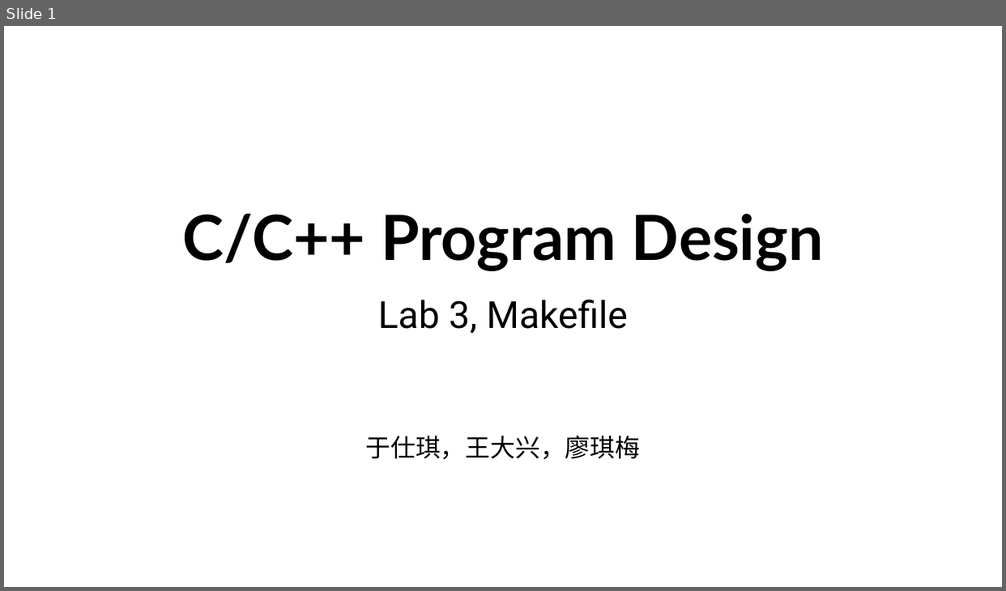
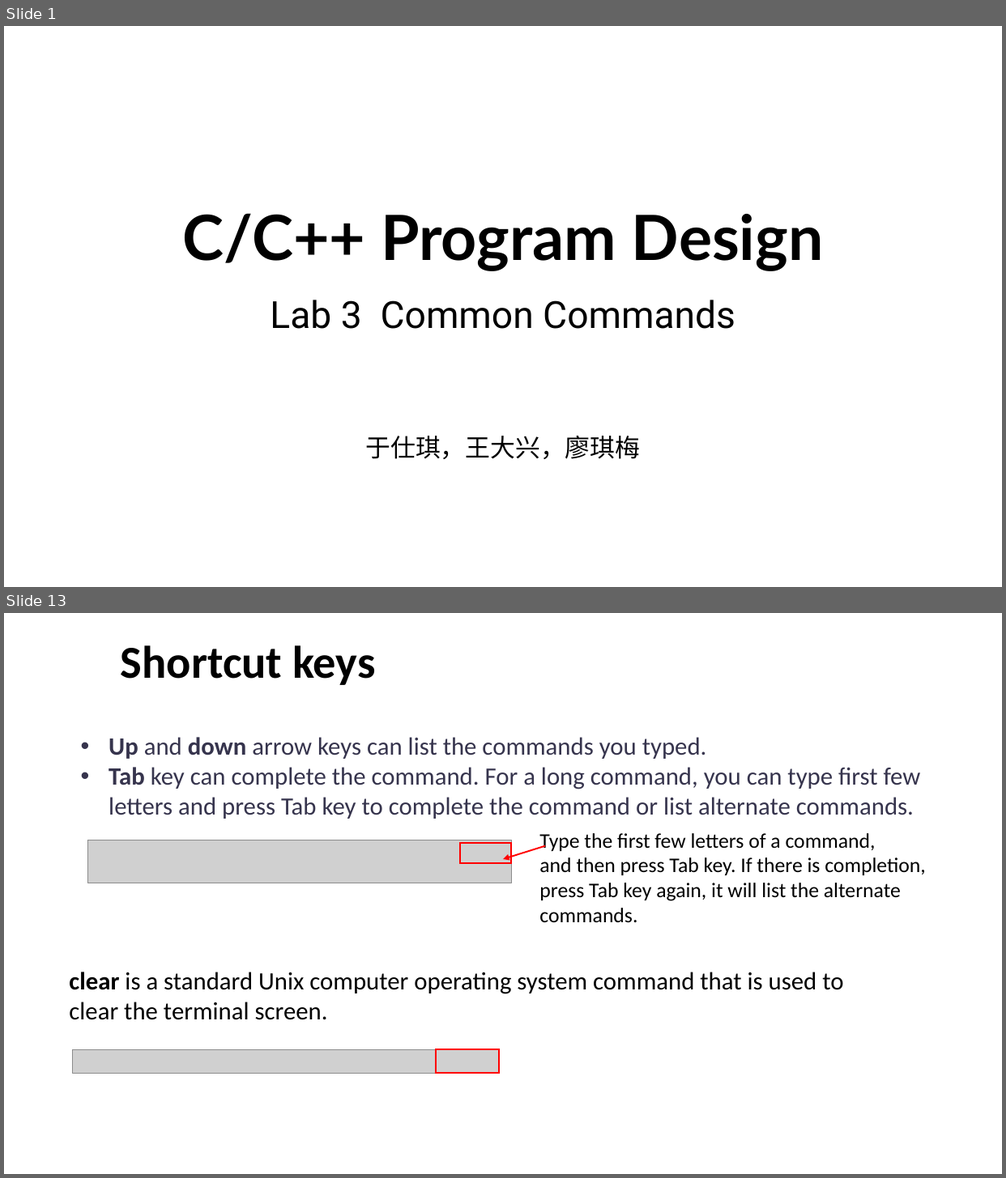
Before and after one commit to ShiqiYu/CPP, a slide deck: week03/Lab03.pptx. Shown one above the other, each under a label of ours: slide 1 before the commit, slides 1 and 13 after it; the slides between them are not shown. The pictures are 1006x591 and 1006x1178 pixels, drawn with LibreOffice and Linux fonts; fonts in the diff are those of the drawing; grey boxes stand for pictures; background and template pictures are left out. Boxes give left, top, right and bottom in pixels: in the first picture for what was removed or moved away, otherwise in the second. Text is boxed around its words. In the diff, an @@ line names an element or a change of style, - is before the commit and + after.

```diff
--- a/week03/Lab03.pptx
+++ b/week03/Lab03.pptx
@@ slide 13 added at (x1=4, y1=613, x2=1002, y2=1174), background #FFFFFF @@
@@ title added at (x1=121, y1=645, x2=375, y2=685), 44 pt, text #000000, bold @@
+Shortcut keys
@@ text added at (x1=108, y1=737, x2=921, y2=819), 24 pt, text #36344D @@
+• Up and down arrow keys can list the commands you typed.
+• Tab key can complete the command. For a long command, you can type first few letters and press Tab key to complete the command or list alternate commands.
@@ picture added at (x1=88, y1=840, x2=512, y2=884) @@
@@ rectangle added at (x1=461, y1=844, x2=512, y2=863), outline #FF0000 1.5 pt @@
@@ arrow added from (545, 845) to (503, 859), #FF0000 1.5 pt @@
@@ text added at (x1=539, y1=833, x2=926, y2=923), 20 pt, text #000000 @@
+Type the first few letters of a command,
+and then press Tab key. If there is completion,
+press Tab key again, it will list the alternate
+commands.
@@ text added at (x1=69, y1=972, x2=843, y2=1020), 24 pt, text #000000 @@
+clear is a standard Unix computer operating system command that is used to clear the terminal screen.
@@ picture added at (x1=72, y1=1050, x2=499, y2=1073) @@
@@ rectangle added at (x1=436, y1=1050, x2=499, y2=1073), outline #FF0000 1.5 pt @@
@@ slide 1 changed as well @@
@@ subtitle at (x1=270, y1=300, x2=735, y2=329): text changed @@
-Lab 3, Makefile
+Lab 3 Common Commands
```
Also in this commit, not shown: 20 other slides added, 15 slides removed.
